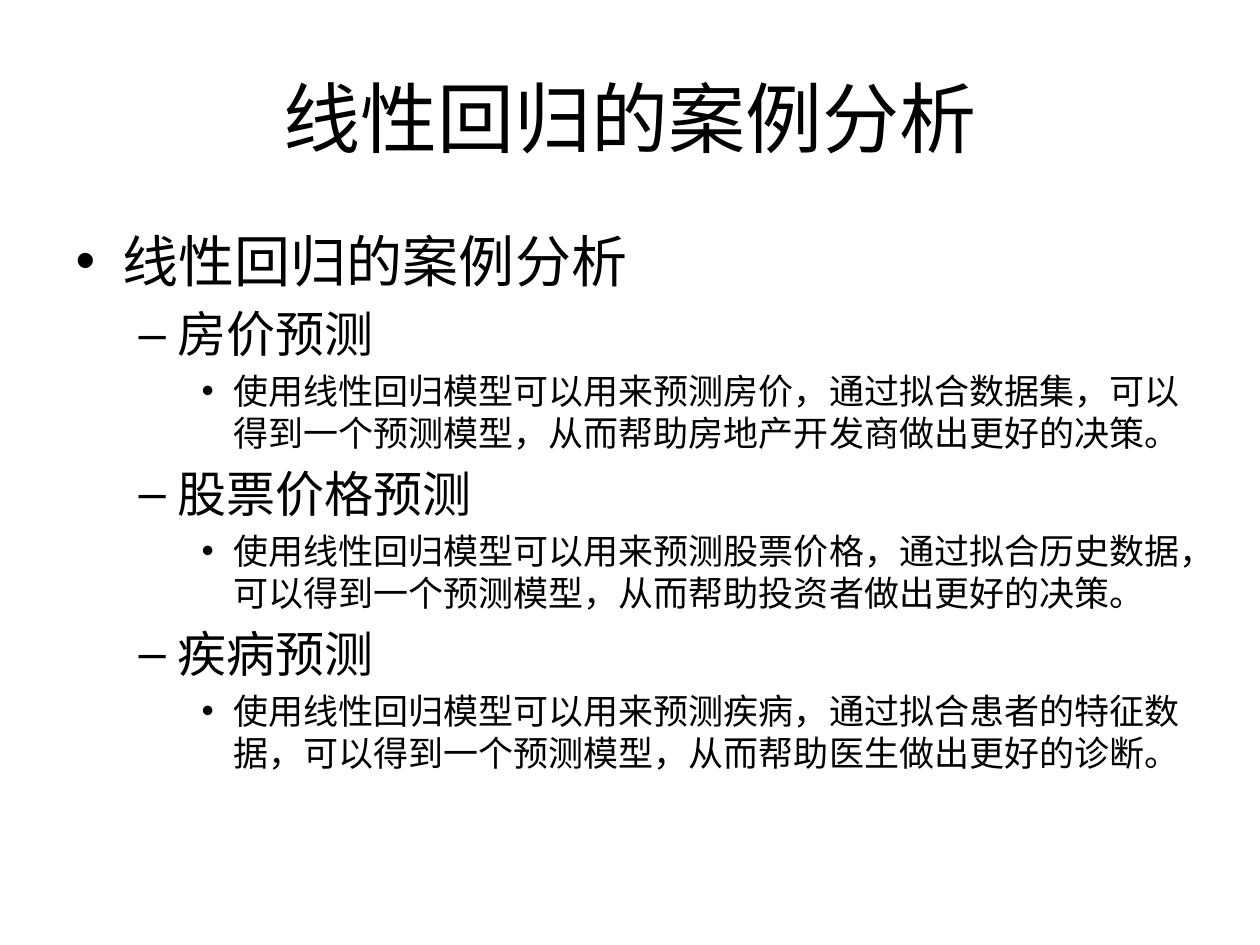
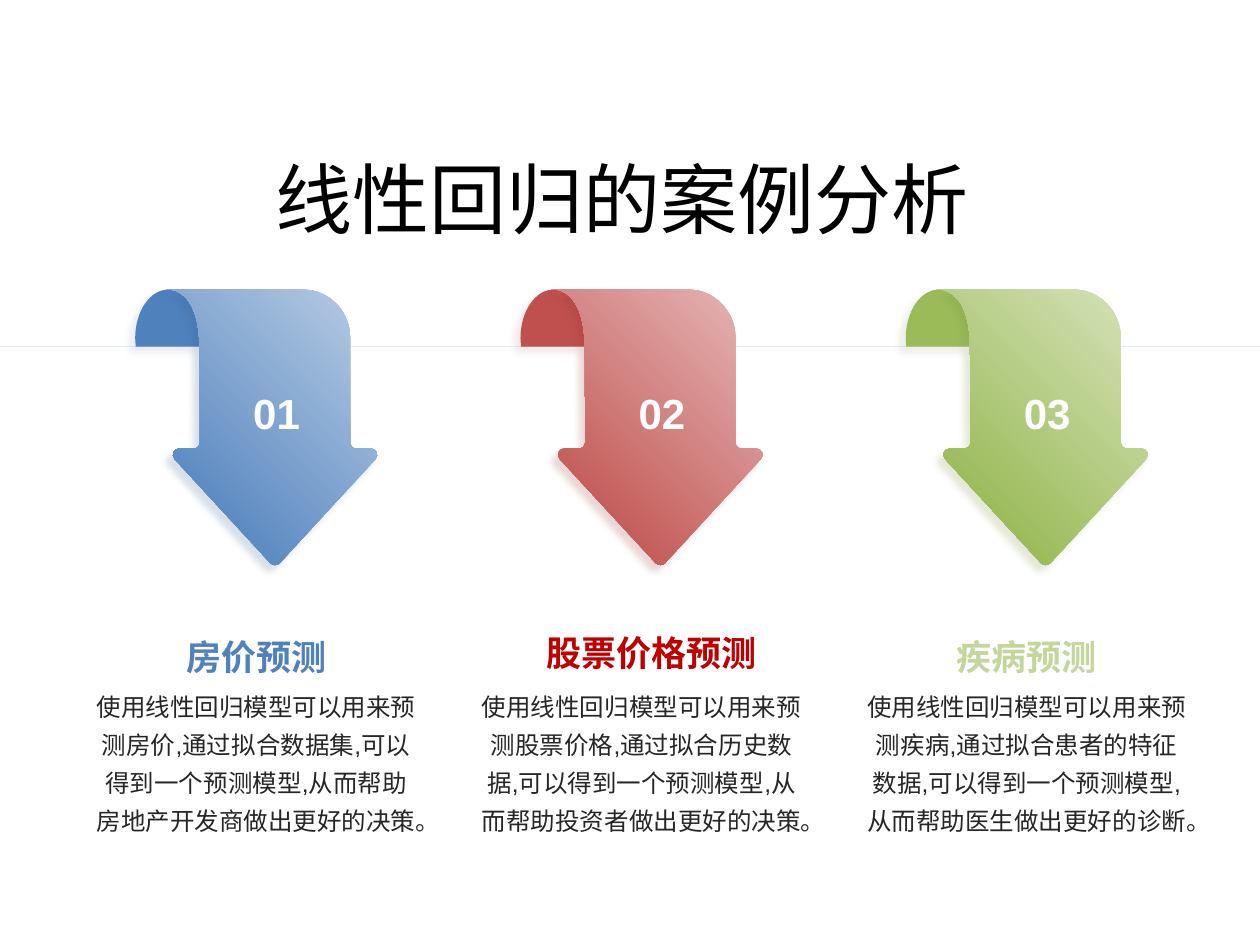
Before and after one commit to CWJ10242048/Lingxi-Lesson-Preparation-System, a slide deck: slide 7 of result/机器学习课程线性回归课时教学PPT.pptx. Drawn at 1260x945 pixels with LibreOffice and Linux fonts; fonts in the diff are those of the drawing; background and template pictures are left out. Boxes give left, top, right and bottom in pixels: in the first picture for what was removed or moved away, otherwise in the second. Text is boxed around its words. In the diff, an @@ line names an element or a change of style, - is before the commit and + after.

```diff
--- a/result/机器学习课程线性回归课时教学PPT.pptx
+++ b/result/机器学习课程线性回归课时教学PPT.pptx
@@ title "线性回归的案例分析": place and size @@
-title "线性回归的案例分析" at (283, 82, 976, 154)
+title "线性回归的案例分析" at (276, 163, 969, 235)
@@ text removed at (123, 234, 1215, 770) @@
-• 线性回归的案例分析
-  – 房价预测
-    • 使用线性回归模型可以用来预测房价，通过拟合数据集，可以得到一个预测模型，从而帮助房地产开发商做出更好的决策。
-  – 股票价格预测
-    • 使用线性回归模型可以用来预测股票价格，通过拟合历史数据，可以得到一个预测模型，从而帮助投资者做出更好的决策。
-  – 疾病预测
-    • 使用线性回归模型可以用来预测疾病，通过拟合患者的特征数据，可以得到一个预测模型，从而帮助医生做出更好的诊断。
@@ freeform shape added at (135, 290, 200, 346), fill #4F81BD @@
@@ freeform shape added at (166, 290, 378, 566), fill gradient #B9CDE5 to #4F81BD, 24 pt, text #FFFFFF, bold @@
+01
@@ freeform shape added at (520, 290, 586, 346), fill #C0504D @@
@@ freeform shape added at (552, 290, 764, 566), fill gradient #E6B9B8 to #C0504D, 24 pt, text #FFFFFF, bold @@
+02
@@ freeform shape added at (906, 290, 971, 346), fill #9BBB59 @@
@@ freeform shape added at (936, 290, 1148, 566), fill gradient #D7E4BD to #9BBB59, 24 pt, text #FFFFFF, bold @@
+03
@@ line added from (0, 346) to (1260, 346), #71A1DC 0.5 pt @@
@@ text added at (186, 640, 326, 673), 20 pt, text #4F81BD, bold @@
+房价预测
@@ text added at (547, 636, 757, 670), 20 pt, text #C00000, bold @@
+股票价格预测
@@ text added at (957, 640, 1097, 673), 20 pt, text #C3D69B, bold @@
+疾病预测
@@ text added at (96, 695, 440, 832), 14 pt, text #262626 @@
+使用线性回归模型可以用来预测房价,通过拟合数据集,可以得到一个预测模型,从而帮助房地产开发商做出更好的决策。
@@ text added at (482, 695, 826, 832), 14 pt, text #262626 @@
+使用线性回归模型可以用来预测股票价格,通过拟合历史数据,可以得到一个预测模型,从而帮助投资者做出更好的决策。
@@ text added at (867, 695, 1211, 832), 14 pt, text #262626 @@
+使用线性回归模型可以用来预测疾病,通过拟合患者的特征数据,可以得到一个预测模型,从而帮助医生做出更好的诊断。
```
Also in this commit, not shown: 6 other slides changed, 20 other files.
